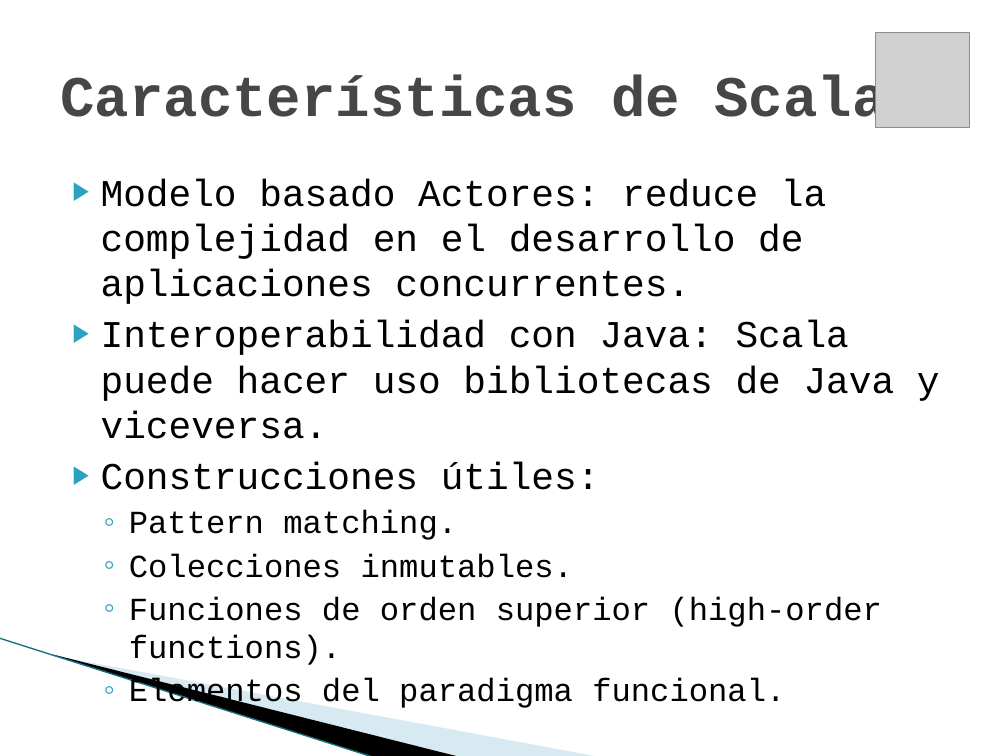
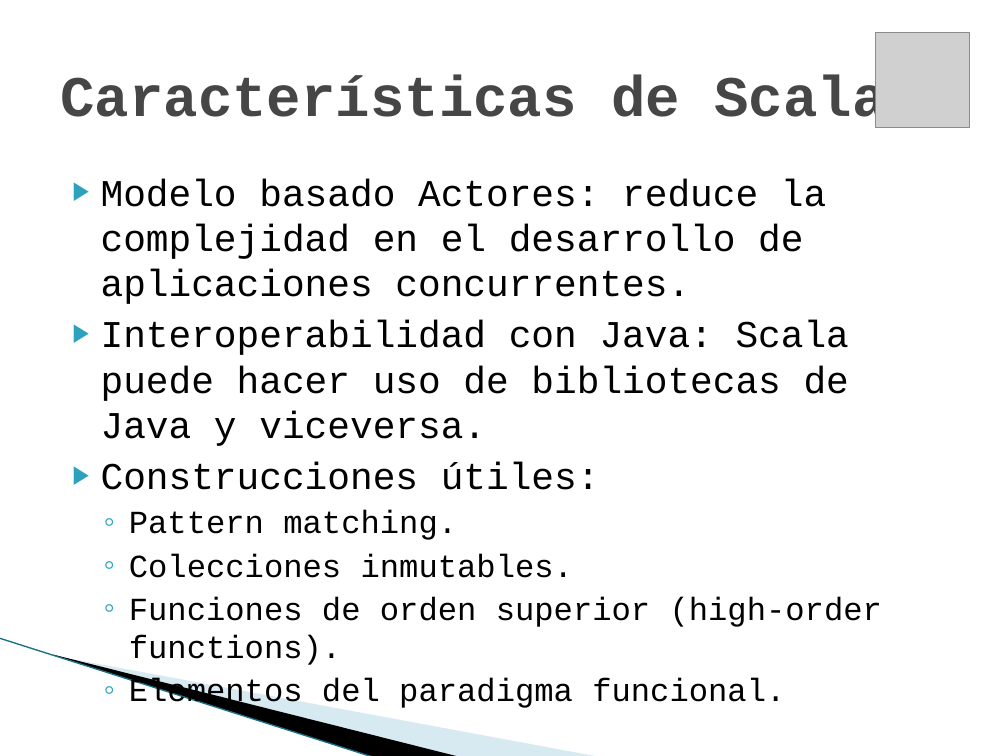
Before and after one commit to maurociancio/parallel-editor, a slide deck: slide 13 of doc/presentacion/presentacion.pptx. Drawn at 1008x756 pixels with LibreOffice and Linux fonts; fonts in the diff are those of the drawing; grey boxes stand for pictures; background and template pictures are left out. Boxes give left, top, right and bottom in pixels: in the first picture for what was removed or moved away, otherwise in the second. Text is boxed around its words. In the diff, an @@ line names an element or a change of style, - is before the commit and + after.

```diff
--- a/doc/presentacion/presentacion.pptx
+++ b/doc/presentacion/presentacion.pptx
@@ text at <box>101,320,849,446</box>: text changed @@
-▶ Interoperabilidad con Java: Scala puede hacer uso bibliotecas de Java y viceversa.
+▶ Interoperabilidad con Java: Scala puede hacer uso de bibliotecas de Java y viceversa.
```
Also in this commit, not shown: 7 other slides changed.
